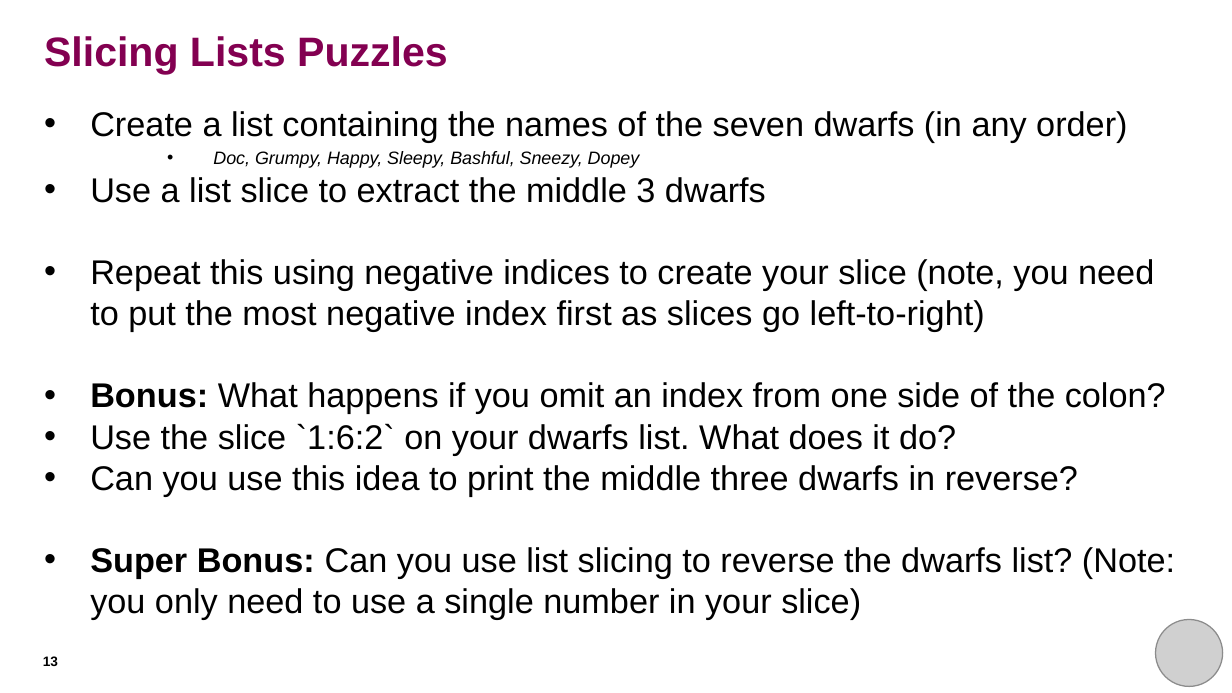
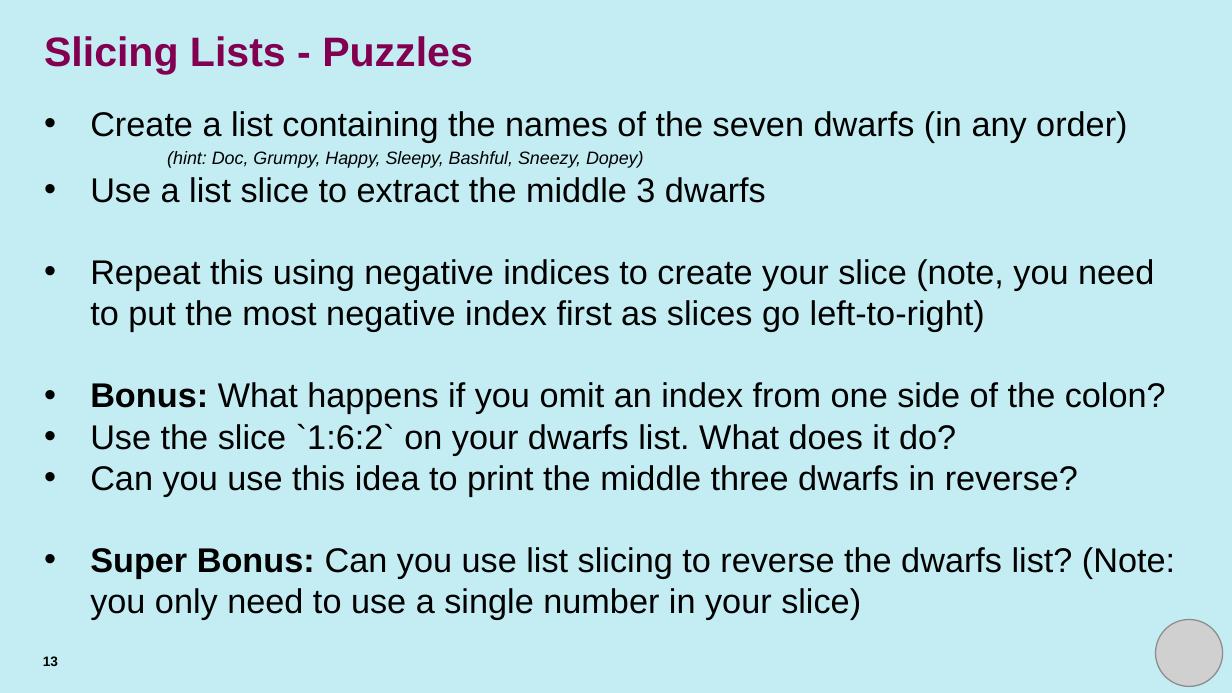
Before and after one commit to rkhetani/beginners-python, a slide deck: slide 13 of session_four/session_four_presentation.pptx. Drawn at 1232x693 pixels with LibreOffice and Linux fonts; fonts in the diff are those of the drawing; grey boxes stand for pictures. Boxes give left, top, right and bottom in pixels: in the first picture for what was removed or moved away, otherwise in the second. Text is boxed around its words. In the diff, an @@ line names an element or a change of style, - is before the commit and + after.

Commit message:
Updated session 4 slides
- updated text of most slides to make it more concise
- increased line spacing
- highlighted key concepts with bold characters
- highlighted puzzle slides with a different background

```diff
--- a/session_four/session_four_presentation.pptx
+++ b/session_four/session_four_presentation.pptx
@@ background #FFFFFF to #C3EDF2 @@
@@ title at (44,36,473,74): text changed @@
-Slicing Lists Puzzles
+Slicing Lists - Puzzles
@@ text at (167,151,644,168): text changed @@
-    • Doc, Grumpy, Happy, Sleepy, Bashful, Sneezy, Dopey
+    (hint: Doc, Grumpy, Happy, Sleepy, Bashful, Sneezy, Dopey)
```
Also in this commit, not shown: 18 other slides changed.
